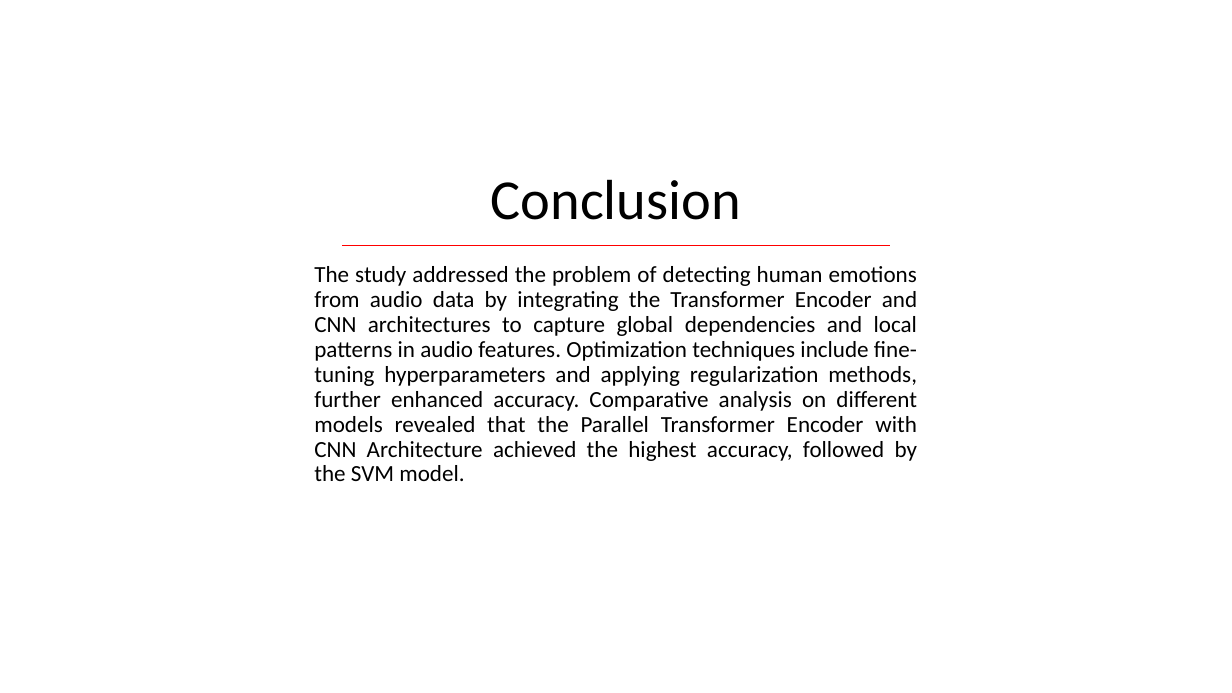
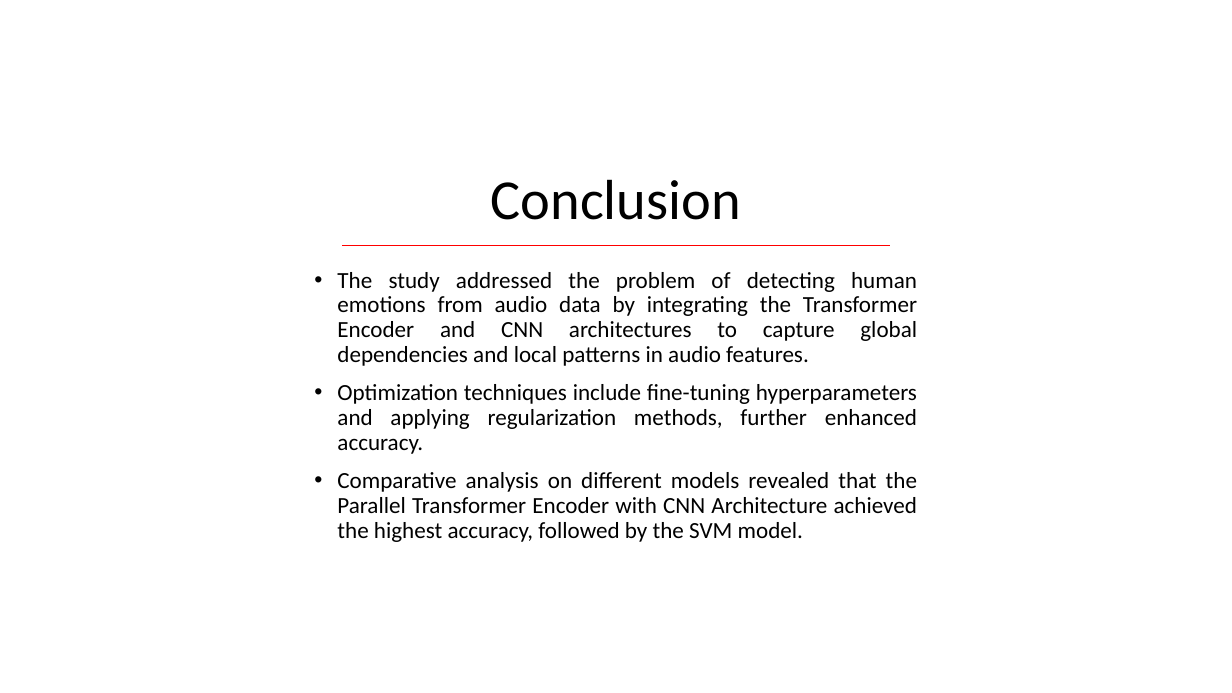
Before and after one commit to satria-ui/TugasAkhir2023, a slide deck: slide 21 of Template presentasi TA.pptx (slide 22 before the commit). Drawn at 1232x693 pixels with LibreOffice and Linux fonts; fonts in the diff are those of the drawing; background and template pictures are left out. Boxes give left, top, right and bottom in pixels: in the first picture for what was removed or moved away, otherwise in the second. Text is boxed around its words. In the diff, an @@ line names an element or a change of style, - is before the commit and + after.

```diff
--- a/Template presentasi TA.pptx
+++ b/Template presentasi TA.pptx
@@ text at <box>337,272,917,542</box>: text changed @@
-The study addressed the problem of detecting human emotions from audio data by integrating the Transformer Encoder and CNN architectures to capture global dependencies and local patterns in audio features. Optimization techniques include fine-tuning hyperparameters and applying regularization methods, further enhanced accuracy. Comparative analysis on different models revealed that the Parallel Transformer Encoder with CNN Architecture achieved the highest accuracy, followed by the SVM model.
+• The study addressed the problem of detecting human emotions from audio data by integrating the Transformer Encoder and CNN architectures to capture global dependencies and local patterns in audio features.
+• Optimization techniques include fine-tuning hyperparameters and applying regularization methods, further enhanced accuracy.
+• Comparative analysis on different models revealed that the Parallel Transformer Encoder with CNN Architecture achieved the highest accuracy, followed by the SVM model.
```
Also in this commit, not shown: 8 other slides changed, 2 slides added, 3 slides removed, 3 other files.
